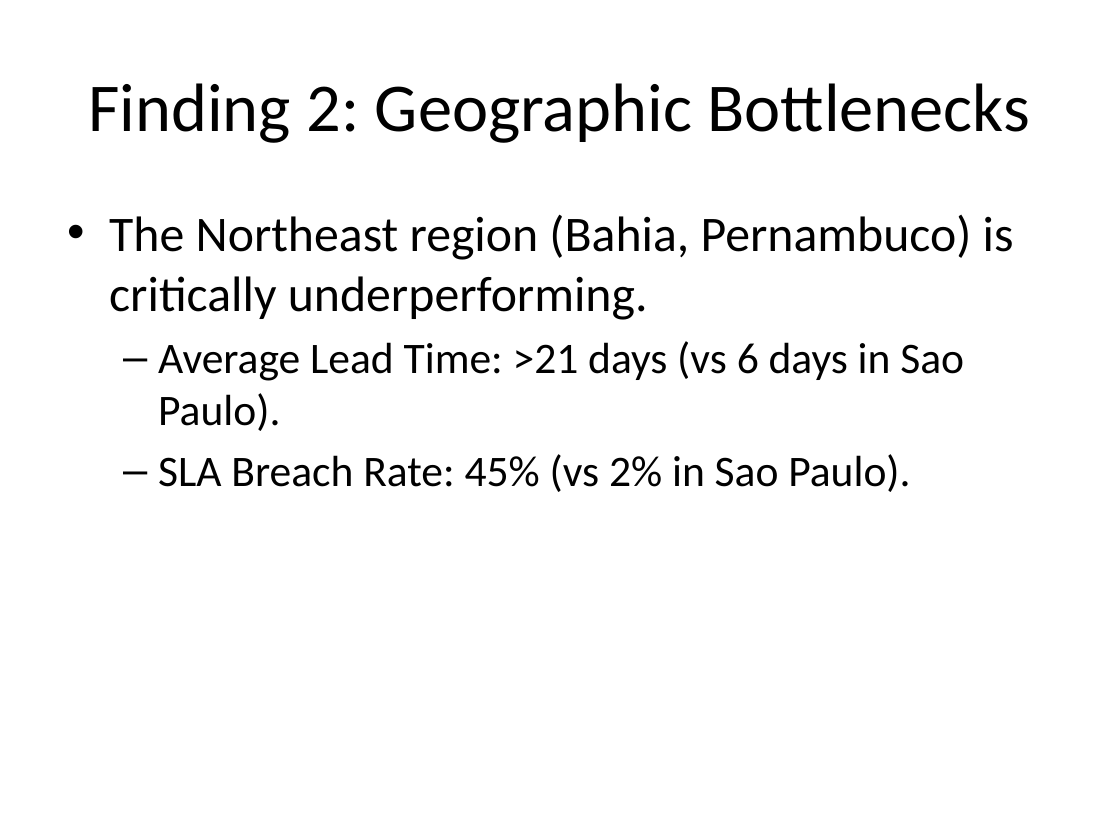
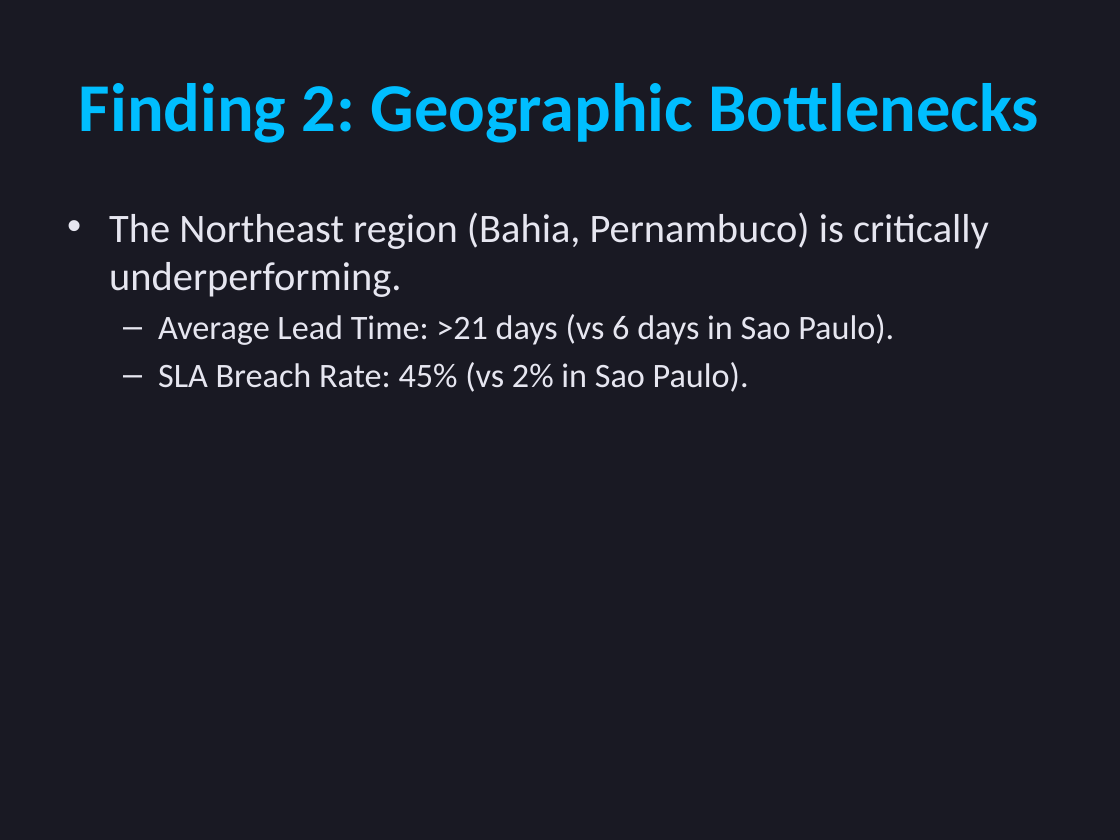
Before and after one commit to Rikis3/olist-intelligence-platform, a slide deck: slide 5 of presentation/Olist_Executive_Review.pptx. Drawn at 1120x840 pixels with LibreOffice and Linux fonts; fonts in the diff are those of the drawing. Boxes give left, top, right and bottom in pixels: in the first picture for what was removed or moved away, otherwise in the second. Text is boxed around its words. In the diff, an @@ line names an element or a change of style, - is before the commit and + after.

Commit message:
Enhance PPTX with modern dark mode styling

```diff
--- a/presentation/Olist_Executive_Review.pptx
+++ b/presentation/Olist_Executive_Review.pptx
@@ background #FFFFFF to #191923 @@
@@ title "Finding 2: Geographic Bottlenecks" at <box>79,83,1039,143</box>: text colour #000000 to #00BEFF, bold on @@
@@ text "The Northeast region (Bahia, Pernambuco) ..." at <box>109,212,989,392</box>: size 32 to 26 pt in "The Northeast region (Bahia, Pernambuco) is critically ..."; text colour #000000 to #E6E6F0; size 28 to 22 pt in "Average Lead Time: >21 days (vs 6 ...", "SLA Breach Rate: 45% (vs 2% in ..."; less space between paragraphs @@
```
Also in this commit, not shown: 5 other slides changed, 1 other file.
